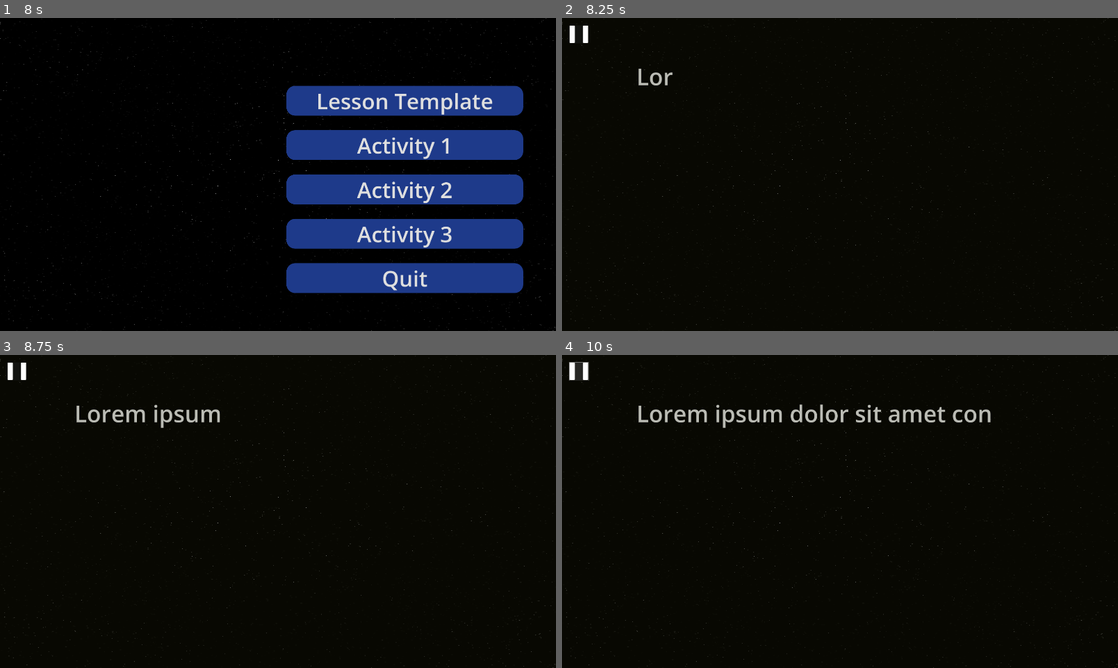
Above: before the commit, frames 1-4 (two rows, left to right).
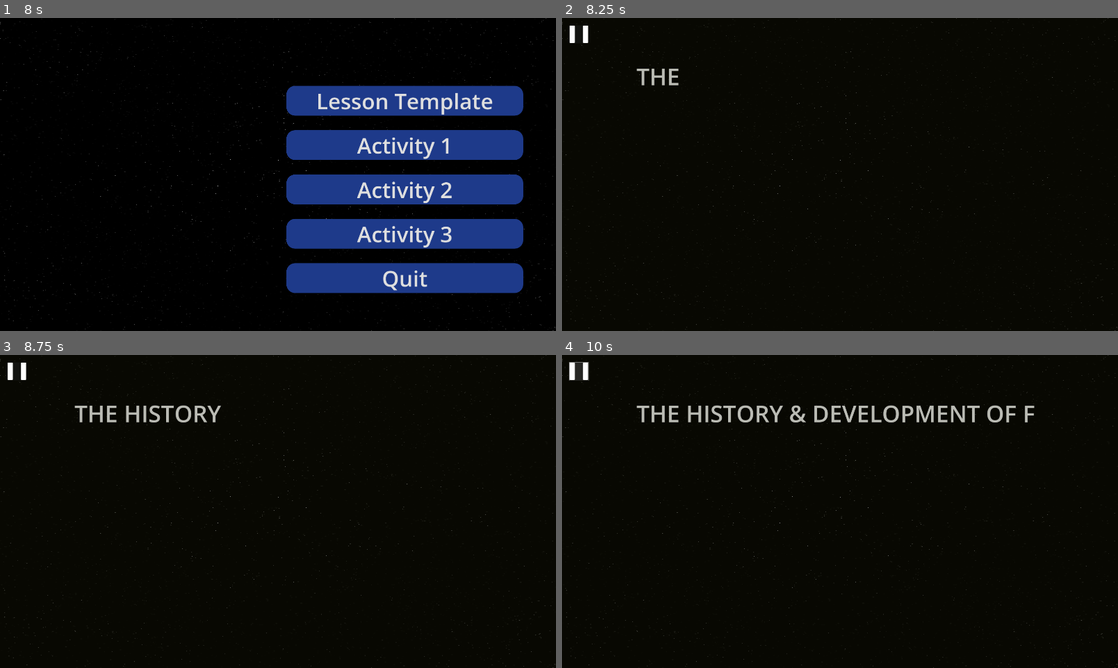
Above: after the commit, the same moments.

Repository: mrl-barua/ForensiScan
Game: Godot game, scene res://src/scenes/Splash/EngineSplash.tscn
The game is run twice, just before and just after one commit, with the same random seed, the same clock (stepped at 60 frames per second) and the same inputs.
Inputs (mouse positions are in pixels of both pictures, inside the frame that each line leads up to):
- Up to frame 1 (8 s): tap Enter (ui_accept) at 0.5, 0.77, 2, 3.77, 4.25, 5.75, 6.5, 6.77 s; move the mouse to (400, 158) at 0.52 s; click (400, 158) at 0.67 s; drag from (166, 190) to (250, 237) at 1.27 s; move the mouse to (333, 105) at 2.02 s; click (333, 105) at 2.17 s; drag from (250, 237) to (111, 127) at 2.77 s; move the mouse to (444, 221) at 3.52 s; click (444, 221) at 3.67 s; drag from (111, 127) to (194, 96) at 4.27 s; move the mouse to (305, 174) at 5.02 s; click (305, 174) at 5.17 s; drag from (194, 96) to (166, 190) at 5.77 s; move the mouse to (400, 158) at 6.52 s; click (400, 158) at 6.67 s; drag from (166, 190) to (250, 237) at 7.27 s
- Up to frame 2 (8.25 s): click "Lesson Template" at 8 s
- Up to frame 3 (8.75 s): no input
- Up to frame 4 (10 s): click (578, 370) at 8.75 s; click (578, 370) at 9.5 s

Frame 1 is identical in both runs. In frame 2, 0.2% of the frame differs, in the area x 13-21%, y 16-22%; in frame 3, 0.8%; in frame 4, 2.1%, in the area x 13-85%, y 15-24%.
Error in both runs: Invalid assignment of property or key 'text' with value of type 'String' on a base object of type 'null instance'. (res://src/scripts/Services/LicenseVerifier.…

Commit message:
feat: add preliminary lesson scenes and scripts for fingerprint history
- Created new scene files for lessons Pre305E, Pre447C, Prelim_1.0 to Prelim_1.3.
- Implemented RichTextLabel nodes for displaying lesson content with typewriter effect.
- Added NextButton functionality to navigate between lesson scenes.
- Integrated background texture and pause functionality in each scene.
- Updated scripts to handle typing animations and scene transitions.

Diff:
--- a/project.godot
+++ b/project.godot
@@ -26,6 +26,13 @@
 window/stretch/aspect="ignore"
 window/handheld/orientation=4
 
+[file_customization]
+
+folder_colors={
+"res://src/scenes/": "green",
+"res://src/scripts/": "red"
+}
+
 [rendering]
 
 renderer/rendering_method="gl_compatibility"
--- a/src/scenes/Components/VideoPlayback.tscn
+++ b/src/scenes/Components/VideoPlayback.tscn
@@ -1,7 +1,6 @@
-[gd_scene load_steps=3 format=3 uid="uid://blu02krbkpr8j"]
+[gd_scene load_steps=2 format=3 uid="uid://blu02krbkpr8j"]
 
 [ext_resource type="Script" path="res://src/scripts/Services/VideoPlayback.gd" id="1_mnbrq"]
-[ext_resource type="VideoStream" path="res://assets/video/sample_1280x720_surfing_with_audio.ogv" id="2_puuub"]
 
 [node name="VideoPlayback" type="Control"]
 layout_mode = 3
@@ -26,7 +25,6 @@
 offset_right = 1817.0
 offset_bottom = 920.0
 scale = Vector2(0.683636, 0.71779)
-stream = ExtResource("2_puuub")
 autoplay = true
 
 [node name="HBoxContainer" type="HBoxContainer" parent="."]
--- a/src/scenes/Lesson/Lesson_1.0.tscn
+++ /dev/null
@@ -1,39 +0,0 @@
-[gd_scene load_steps=5 format=3 uid="uid://5tp5n57e3ewq"]
-
-[ext_resource type="Script" path="res://src/scripts/Lesson/Lesson_1.gd" id="1_f1hvg"]
-[ext_resource type="Texture2D" uid="uid://byio0luq7uppw" path="res://assets/images/Background/StarField.png" id="2_2cyna"]
-[ext_resource type="PackedScene" uid="uid://r7v4w30c0k7l" path="res://src/scenes/Components/Pause.tscn" id="3_405y5"]
-[ext_resource type="StyleBox" uid="uid://c3wm6txdis2nx" path="res://src/styles/button_style.tres" id="4_dspfh"]
-
-[node name="Lesson1" type="Node2D"]
-script = ExtResource("1_f1hvg")
-
-[node name="StarField" type="Sprite2D" parent="."]
-position = Vector2(963.999, 541.998)
-scale = Vector2(1.88281, 1.05859)
-texture = ExtResource("2_2cyna")
-metadata/_edit_lock_ = true
-
-[node name="Label" type="RichTextLabel" parent="."]
-offset_left = 256.999
-offset_top = 145.998
-offset_right = 1734.0
-offset_bottom = 263.998
-theme_override_font_sizes/normal_font_size = 80
-text = "Rich Text"
-fit_content = true
-
-[node name="Pause" parent="." instance=ExtResource("3_405y5")]
-
-[node name="NextButton" type="Button" parent="."]
-visible = false
-offset_left = 1697.0
-offset_top = 930.0
-offset_right = 1889.0
-offset_bottom = 1048.0
-theme_override_font_sizes/font_size = 80
-theme_override_styles/normal = ExtResource("4_dspfh")
-text = "Next
-"
-
-[connection signal="pressed" from="NextButton" to="." method="_on_next_button_pressed"]
--- a/src/scenes/Lesson/Lesson_1.1.tscn
+++ /dev/null
@@ -1,29 +0,0 @@
-[gd_scene load_steps=6 format=3 uid="uid://dqtsm4w2peyjr"]
-
-[ext_resource type="Texture2D" uid="uid://byio0luq7uppw" path="res://assets/images/Background/StarField.png" id="1_2uoaf"]
-[ext_resource type="PackedScene" uid="uid://r7v4w30c0k7l" path="res://src/scenes/Components/Pause.tscn" id="2_oq0u4"]
-[ext_resource type="PackedScene" uid="uid://c7pggom3bb7tm" path="res://src/scenes/Components/ZoomableImage.tscn" id="3_66obh"]
-[ext_resource type="Texture2D" uid="uid://5sx54bp338g5" path="res://assets/images/Lesson/Fingerpint_Sample_1.jpg" id="4_sji75"]
-[ext_resource type="PackedScene" uid="uid://blu02krbkpr8j" path="res://src/scenes/Components/VideoPlayback.tscn" id="5_mpm5e"]
-
-[node name="Lesson1_1" type="Node2D"]
-
-[node name="StarField" type="Sprite2D" parent="."]
-visible = false
-position = Vector2(963.999, 541.998)
-scale = Vector2(1.88281, 1.05859)
-texture = ExtResource("1_2uoaf")
-metadata/_edit_lock_ = true
-
-[node name="Pause" parent="." instance=ExtResource("2_oq0u4")]
-
-[node name="ZoomableImage" parent="." instance=ExtResource("3_66obh")]
-visible = false
-offset_left = -5.0
-offset_right = -5.0
-image_texture = ExtResource("4_sji75")
-
-[node name="VideoPlayback" parent="." instance=ExtResource("5_mpm5e")]
-offset_left = -1.0
-offset_right = -1.0
-video_path = "res://assets/video/sample_1280x720_surfing_with_audio.ogv"
--- /dev/null
+++ b/src/scenes/Lesson/Prelim/Prelim_1.0.tscn
@@ -0,0 +1,39 @@
+[gd_scene load_steps=5 format=3 uid="uid://5tp5n57e3ewq"]
+
+[ext_resource type="Script" path="res://src/scripts/Lesson/Prelim/Prelim_1.0.gd" id="1_yuos4"]
+[ext_resource type="Texture2D" uid="uid://byio0luq7uppw" path="res://assets/images/Background/StarField.png" id="2_o0hnk"]
+[ext_resource type="PackedScene" uid="uid://r7v4w30c0k7l" path="res://src/scenes/Components/Pause.tscn" id="3_owlaq"]
+[ext_resource type="StyleBox" uid="uid://c3wm6txdis2nx" path="res://src/styles/button_style.tres" id="4_7t25q"]
+
+[node name="Prelim_1_0" type="Node2D"]
+script = ExtResource("1_yuos4")
+
+[node name="StarField" type="Sprite2D" parent="."]
+position = Vector2(963.999, 541.998)
+scale = Vector2(1.88281, 1.05859)
+texture = ExtResource("2_o0hnk")
+metadata/_edit_lock_ = true
+
+[node name="Label" type="RichTextLabel" parent="."]
+offset_left = 256.999
+offset_top = 145.998
+offset_right = 1734.0
+offset_bottom = 263.998
+theme_override_font_sizes/normal_font_size = 80
+text = "Rich Text"
+fit_content = true
+
+[node name="Pause" parent="." instance=ExtResource("3_owlaq")]
+
+[node name="NextButton" type="Button" parent="."]
+visible = false
+offset_left = 1697.0
+offset_top = 930.0
+offset_right = 1889.0
+offset_bottom = 1048.0
+theme_override_font_sizes/font_size = 80
+theme_override_styles/normal = ExtResource("4_7t25q")
+text = "Next
+"
+
+[connection signal="pressed" from="NextButton" to="." method="_on_next_button_pressed"]
--- /dev/null
+++ b/src/scenes/Lesson/Prelim/Prelim_1.1.tscn
@@ -0,0 +1,57 @@
+[gd_scene load_steps=5 format=3 uid="uid://dqtsm4w2peyjr"]
+
+[ext_resource type="Script" path="res://src/scripts/Lesson/Prelim/Prelim_1.1.gd" id="1_pq7yu"]
+[ext_resource type="Texture2D" uid="uid://byio0luq7uppw" path="res://assets/images/Background/StarField.png" id="2_q0f44"]
+[ext_resource type="PackedScene" uid="uid://r7v4w30c0k7l" path="res://src/scenes/Components/Pause.tscn" id="3_pkx0x"]
+[ext_resource type="StyleBox" uid="uid://c3wm6txdis2nx" path="res://src/styles/button_style.tres" id="4_t82tx"]
+
+[node name="Prelim_1_1" type="Node2D"]
+script = ExtResource("1_pq7yu")
+
+[node name="StarField" type="Sprite2D" parent="."]
+position = Vector2(963.999, 541.998)
+scale = Vector2(1.88281, 1.05859)
+texture = ExtResource("2_q0f44")
+metadata/_edit_lock_ = true
+
+[node name="Pause" parent="." instance=ExtResource("3_pkx0x")]
+
+[node name="Header" type="RichTextLabel" parent="."]
+offset_left = 256.999
+offset_top = 145.998
+offset_right = 1734.0
+offset_bottom = 263.998
+theme_override_font_sizes/normal_font_size = 80
+text = "Rich Text"
+fit_content = true
+
+[node name="DetailOne" type="RichTextLabel" parent="."]
+offset_left = 263.0
+offset_top = 325.0
+offset_right = 1740.0
+offset_bottom = 443.0
+theme_override_font_sizes/normal_font_size = 50
+text = "Rich Text"
+fit_content = true
+
+[node name="DetailTwo" type="RichTextLabel" parent="."]
+offset_left = 267.0
+offset_top = 472.0
+offset_right = 1744.0
+offset_bottom = 590.0
+theme_override_font_sizes/normal_font_size = 50
+text = "Rich Text"
+fit_content = true
+
+[node name="NextButton" type="Button" parent="."]
+visible = false
+offset_left = 1697.0
+offset_top = 930.0
+offset_right = 1889.0
+offset_bottom = 1048.0
+theme_override_font_sizes/font_size = 80
+theme_override_styles/normal = ExtResource("4_t82tx")
+text = "Next
+"
+
+[connection signal="pressed" from="NextButton" to="." method="_on_next_button_pressed"]
--- /dev/null
+++ b/src/scenes/Lesson/Prelim/Prelim_1.2.tscn
@@ -0,0 +1,57 @@
+[gd_scene load_steps=5 format=3 uid="uid://dmt15t1g05h6e"]
+
+[ext_resource type="Texture2D" uid="uid://byio0luq7uppw" path="res://assets/images/Background/StarField.png" id="1_2nqs6"]
+[ext_resource type="Script" path="res://src/scripts/Lesson/Prelim/Prelim_1.2.gd" id="1_18uwh"]
+[ext_resource type="PackedScene" uid="uid://r7v4w30c0k7l" path="res://src/scenes/Components/Pause.tscn" id="2_04fx6"]
+[ext_resource type="StyleBox" uid="uid://c3wm6txdis2nx" path="res://src/styles/button_style.tres" id="3_2dpom"]
+
+[node name="Prelim1_2" type="Node2D"]
+script = ExtResource("1_18uwh")
+
+[node name="StarField" type="Sprite2D" parent="."]
+position = Vector2(963.999, 541.998)
+scale = Vector2(1.88281, 1.05859)
+texture = ExtResource("1_2nqs6")
+metadata/_edit_lock_ = true
+
+[node name="Pause" parent="." instance=ExtResource("2_04fx6")]
+
+[node name="Header" type="RichTextLabel" parent="."]
+offset_left = 256.999
+offset_top = 145.998
+offset_right = 1734.0
+offset_bottom = 263.998
+theme_override_font_sizes/normal_font_size = 80
+text = "Rich Text"
+fit_content = true
+
+[node name="DetailOne" type="RichTextLabel" parent="."]
+offset_left = 263.0
+offset_top = 325.0
+offset_right = 1740.0
+offset_bottom = 443.0
+theme_override_font_sizes/normal_font_size = 50
+text = "Rich Text"
+fit_content = true
+
+[node name="DetailTwo" type="RichTextLabel" parent="."]
+offset_left = 267.0
+offset_top = 472.0
+offset_right = 1744.0
+offset_bottom = 590.0
+theme_override_font_sizes/normal_font_size = 50
+text = "Rich Text"
+fit_content = true
+
+[node name="NextButton" type="Button" parent="."]
+visible = false
+offset_left = 1697.0
+offset_top = 930.0
+offset_right = 1889.0
+offset_bottom = 1048.0
+theme_override_font_sizes/font_size = 80
+theme_override_styles/normal = ExtResource("3_2dpom")
+text = "Next
+"
+
+[connection signal="pressed" from="NextButton" to="." method="_on_next_button_pressed"]
--- /dev/null
+++ b/src/scenes/Lesson/Prelim/Prelim_1.3.tscn
@@ -0,0 +1,60 @@
+[gd_scene load_steps=5 format=3 uid="uid://3os62r8v6fu0"]
+
+[ext_resource type="Texture2D" uid="uid://byio0luq7uppw" path="res://assets/images/Background/StarField.png" id="1_owup8"]
+[ext_resource type="Script" path="res://src/scripts/Lesson/Prelim/Prelim_1.3.gd" id="1_qjngj"]
+[ext_resource type="PackedScene" uid="uid://r7v4w30c0k7l" path="res://src/scenes/Components/Pause.tscn" id="2_ixo5v"]
+[ext_resource type="StyleBox" uid="uid://c3wm6txdis2nx" path="res://src/styles/button_style.tres" id="3_d4w6x"]
+
+[node name="Prelim1_3" type="Node2D"]
+script = ExtResource("1_qjngj")
+header_text = null
+detail_one_text = null
+detail_two_text = null
+
+[node name="StarField" type="Sprite2D" parent="."]
+position = Vector2(963.999, 541.998)
+scale = Vector2(1.88281, 1.05859)
+texture = ExtResource("1_owup8")
+metadata/_edit_lock_ = true
+
+[node name="Pause" parent="." instance=ExtResource("2_ixo5v")]
+
+[node name="Header" type="RichTextLabel" parent="."]
+offset_left = 256.999
+offset_top = 145.998
+offset_right = 1734.0
+offset_bottom = 263.998
+theme_override_font_sizes/normal_font_size = 80
+text = "Rich Text"
+fit_content = true
+
+[node name="DetailOne" type="RichTextLabel" parent="."]
+offset_left = 263.0
+offset_top = 325.0
+offset_right = 1740.0
+offset_bottom = 443.0
+theme_override_font_sizes/normal_font_size = 50
+text = "Rich Text"
+fit_content = true
+
+[node name="DetailTwo" type="RichTextLabel" parent="."]
+offset_left = 267.0
+offset_top = 609.0
+offset_right = 1744.0
+offset_bottom = 727.0
+theme_override_font_sizes/normal_font_size = 50
+text = "Rich Text"
+fit_content = true
+
+[node name="NextButton" type="Button" parent="."]
+visible = false
+offset_left = 1697.0
+offset_top = 930.0
+offset_right = 1889.0
+offset_bottom = 1048.0
+theme_override_font_sizes/font_size = 80
+theme_override_styles/normal = ExtResource("3_d4w6x")
+text = "Next
+"
+
+[connection signal="pressed" from="NextButton" to="." method="_on_next_button_pressed"]
--- a/src/scripts/Lesson/Lesson_1.1.gd
+++ /dev/null
@@ -1,11 +0,0 @@
-extends Node2D
-
-
-# Called when the node enters the scene tree for the first time.
-func _ready():
-	pass # Replace with function body.
-
-
-# Called every frame. 'delta' is the elapsed time since the previous frame.
-func _process(delta):
-	pass
--- a/src/scripts/Lesson/Lesson_1.gd
+++ /dev/null
@@ -1,20 +0,0 @@
-extends Node2D
-
-@export var lesson_1_text: String = "Lorem ipsum dolor sit amet consectetur adipiscing elit. Consectetur adipiscing elit quisque faucibus ex sapien vitae. Ex sapien vitae pellentesque sem placerat in id. Placerat in id cursus mi pretium tellus duis. Pretium tellus duis convallis tempus leo eu aenean."
-@onready var label: RichTextLabel = $Label
-@onready var next_button: Button = $NextButton
-var typewriter: Typewriter
-
-func _ready():
-	typewriter = Typewriter.new()
-	add_child(typewriter)
-
-	typewriter.connect("typing_finished", Callable(self, "_on_typing_done"))
-	typewriter.start_typing(label, lesson_1_text)
-
-func _on_typing_done():
-	print("Typing finished!")
-	next_button.show();
-
-func _on_next_button_pressed():
-	get_tree().change_scene_to_file("res://src/scenes/Lesson/Lesson_1.1.tscn")
--- /dev/null
+++ b/src/scripts/Lesson/Prelim/Prelim_1.0.gd
@@ -0,0 +1,20 @@
+extends Node2D
+
+@export var lesson_1_text: String = "THE HISTORY & DEVELOPMENT OF FINGERPRINT"
+@onready var label: RichTextLabel = $Label
+@onready var next_button: Button = $NextButton
+var typewriter: Typewriter
+
+func _ready():
+	typewriter = Typewriter.new()
+	add_child(typewriter)
+
+	typewriter.connect("typing_finished", Callable(self, "_on_typing_done"))
+	typewriter.start_typing(label, lesson_1_text)
+
+func _on_typing_done():
+	print("Typing finished!")
+	next_button.show();
+
+func _on_next_button_pressed():
+	get_tree().change_scene_to_file("res://src/scenes/Lesson/Prelim/Prelim_1.1.tscn")
--- /dev/null
+++ b/src/scripts/Lesson/Prelim/Prelim_1.1.gd
@@ -0,0 +1,41 @@
+extends Node2D
+
+@export var header_text: String = "What happened before fingerprints?"
+@export var detail_one_text: String = "- Picture writing of a hand with ridge patterns was discovered in Nova Scotia."
+@export var detail_two_text: String = "- Ancient Babylon, fingerprints were used on clay tablets for business transactions"
+
+@onready var header_label: RichTextLabel = $Header
+@onready var detail_one_label: RichTextLabel = $DetailOne
+@onready var detail_two_label: RichTextLabel = $DetailTwo
+var typewriter: Typewriter
+
+@onready var next_button: Button = $NextButton
+
+func _ready():
+	header_label.text = ''
+	detail_one_label.text = ''
+	detail_two_label.text = ''
+	typewriter = Typewriter.new()
+	add_child(typewriter)
+
+	typewriter.connect("typing_finished", Callable(self, "_on_header_typing_done"))
+	typewriter.start_typing(header_label, header_text)
+
+func _on_header_typing_done():
+	print("Header typing finished!")
+	typewriter.disconnect("typing_finished", Callable(self, "_on_header_typing_done"))
+	typewriter.connect("typing_finished", Callable(self, "_on_detail_one_typing_done"))
+	typewriter.start_typing(detail_one_label, detail_one_text)
+
+func _on_detail_one_typing_done():
+	print("Detail one typing finished!")
+	typewriter.disconnect("typing_finished", Callable(self, "_on_detail_one_typing_done"))
+	typewriter.connect("typing_finished", Callable(self, "_on_detail_two_typing_done"))
+	typewriter.start_typing(detail_two_label, detail_two_text)
+
+func _on_detail_two_typing_done():
+	print("Detail two typing finished!")
+	next_button.show()
+
+func _on_next_button_pressed():
+	get_tree().change_scene_to_file("res://src/scenes/Lesson/Prelim/Prelim_1.2.tscn")
--- /dev/null
+++ b/src/scripts/Lesson/Prelim/Prelim_1.2.gd
@@ -0,0 +1,41 @@
+extends Node2D
+
+@export var header_text: String = "What happened before fingerprints?"
+@export var detail_one_text: String = "- Picture writing of a hand with ridge patterns was discovered in Nova Scotia."
+@export var detail_two_text: String = "- Ancient Babylon, fingerprints were used on clay tablets for business transactions"
+
+@onready var header_label: RichTextLabel = $Header
+@onready var detail_one_label: RichTextLabel = $DetailOne
+@onready var detail_two_label: RichTextLabel = $DetailTwo
+var typewriter: Typewriter
+
+@onready var next_button: Button = $NextButton
+
+func _ready():
+	header_label.text = ''
+	detail_one_label.text = ''
+	detail_two_label.text = ''
+	typewriter = Typewriter.new()
+	add_child(typewriter)
+
+	typewriter.connect("typing_finished", Callable(self, "_on_header_typing_done"))
+	typewriter.start_typing(header_label, header_text)
+
+func _on_header_typing_done():
+	print("Header typing finished!")
+	typewriter.disconnect("typing_finished", Callable(self, "_on_header_typing_done"))
+	typewriter.connect("typing_finished", Callable(self, "_on_detail_one_typing_done"))
+	typewriter.start_typing(detail_one_label, detail_one_text)
+
+func _on_detail_one_typing_done():
+	print("Detail one typing finished!")
+	typewriter.disconnect("typing_finished", Callable(self, "_on_detail_one_typing_done"))
+	typewriter.connect("typing_finished", Callable(self, "_on_detail_two_typing_done"))
+	typewriter.start_typing(detail_two_label, detail_two_text)
+
+func _on_detail_two_typing_done():
+	print("Detail two typing finished!")
+	next_button.show()
+
+func _on_next_button_pressed():
+	get_tree().change_scene_to_file("res://src/scenes/Lesson/Prelim/Prelim_1.3.tscn")
--- /dev/null
+++ b/src/scripts/Lesson/Prelim/Prelim_1.3.gd
@@ -0,0 +1,42 @@
+extends Node2D
+
+@export var header_text: String = "What happened before fingerprints?"
+@export var detail_one_text: String = "- In earlier civilizations, branding and even maiming were used to mark the criminal for what he was. The Romans tattooed to identify and prevent desertion of mercenary soldiers. "
+@export var detail_two_text: String = "- More recently, law enforcement officers with extraordinary visual memories, so-called 'camera eyes,' identified old offenders by sight. Photography lessened the burden on memory but was not the answer to the criminal identification problem. Personal appearances change.
+"
+
+@onready var header_label: RichTextLabel = $Header
+@onready var detail_one_label: RichTextLabel = $DetailOne
+@onready var detail_two_label: RichTextLabel = $DetailTwo
+var typewriter: Typewriter
+
+@onready var next_button: Button = $NextButton
+
+func _ready():
+	header_label.text = ''
+	detail_one_label.text = ''
+	detail_two_label.text = ''
+	typewriter = Typewriter.new()
+	add_child(typewriter)
+
+	typewriter.connect("typing_finished", Callable(self, "_on_header_typing_done"))
+	typewriter.start_typing(header_label, header_text)
+
+func _on_header_typing_done():
+	print("Header typing finished!")
+	typewriter.disconnect("typing_finished", Callable(self, "_on_header_typing_done"))
+	typewriter.connect("typing_finished", Callable(self, "_on_detail_one_typing_done"))
+	typewriter.start_typing(detail_one_label, detail_one_text)
+
+func _on_detail_one_typing_done():
+	print("Detail one typing finished!")
+	typewriter.disconnect("typing_finished", Callable(self, "_on_detail_one_typing_done"))
+	typewriter.connect("typing_finished", Callable(self, "_on_detail_two_typing_done"))
+	typewriter.start_typing(detail_two_label, detail_two_text)
+
+func _on_detail_two_typing_done():
+	print("Detail two typing finished!")
+	next_button.show()
+
+func _on_next_button_pressed():
+	pass
--- a/src/scripts/MainMenu/MainMenu.gd
+++ b/src/scripts/MainMenu/MainMenu.gd
@@ -13,7 +13,7 @@
 		quit_button.pressed.connect(_on_quit_button_pressed)
 
 func _on_start_lesson_button_pressed():
-	get_tree().change_scene_to_file("res://src/scenes/Lesson/Lesson_1.0.tscn")
+	get_tree().change_scene_to_file("res://src/scenes/Lesson/Prelim/Prelim_1.0.tscn")
 
 func _on_quit_button_pressed() -> void:
 	get_tree().quit()
--- a/src/scripts/Services/VideoPlayback.gd
+++ b/src/scripts/Services/VideoPlayback.gd
@@ -3,62 +3,68 @@
 signal playback_finished
 signal time_changed(current_time: float)
 
-@export var video_path: String
-@onready var video_stream_player: VideoStreamPlayer = $ScrollContainer/VideoStreamPlayer
+@export_file("*.ogv") var video_path: String
+@onready var video_stream_player: VideoStreamPlayer = $VideoStreamPlayer
 
 const SKIP_TIME: float = 10.0
 
 var duration: float = 0.0
 var is_playing: bool = false
 
-func _ready():
-	await ready
-	if video_stream_player != null:
+func _ready() -> void:
+	if video_stream_player:
 		video_stream_player.finished.connect(_on_video_finished)
-		if video_path:
+		# Avoid scaling overhead – match the video resolution
+		video_stream_player.expand = false
+		if video_path != "":
 			load_video(video_path)
 
-# New method to load video from path
-func load_video(path: String):
-	var video = load(path)
-	if video is VideoStream:
+# Load video stream safely
+func load_video(path: String) -> void:
+	var video = ResourceLoader.load(path)
+	if video is VideoStreamTheora:
 		set_video(video)
 	else:
-		push_error("Invalid video file path")
+		push_error("Invalid or unsupported video file: %s" % path)
 
-# Existing methods remain the same
-func play():
-	video_stream_player.play()
-	is_playing = true
+# Playback controls
+func play() -> void:
+	if video_stream_player.stream:
+		video_stream_player.play()
+		is_playing = true
 
-func pause():
+func pause() -> void:
 	video_stream_player.paused = true
 	is_playing = false
 
-func resume():
+func resume() -> void:
 	video_stream_player.paused = false
 	is_playing = true
 
-func stop():
+func stop() -> void:
 	video_stream_player.stop()
 	is_playing = false
 
-func skip_forward():
-	seek(video_stream_player.get_stream_position() + SKIP_TIME)
+# Skip & Seek
+func skip_forward() -> void:
+	if video_stream_player and video_stream_player.stream:
+		seek(video_stream_player.stream_position + SKIP_TIME)
 
-func skip_backward():
-	seek(video_stream_player.get_stream_position() - SKIP_TIME)
+func skip_backward() -> void:
+	seek(video_stream_player.stream_position - SKIP_TIME)
 
-func seek(time: float):
-	var target_time = clamp(time, 0, duration)
-	video_stream_player.seek(target_time)
+func seek(time: float) -> void:
+	if duration > 0.0:
+		var target_time = clamp(time, 0, duration)
+		video_stream_player.seek(target_time)
 
-func set_video(video_stream: VideoStream):
+# Stream setup
+func set_video(video_stream: VideoStream) -> void:
 	video_stream_player.stream = video_stream
-	duration = video_stream_player.stream.get_length()
 
+# Getters
 func get_current_time() -> float:
-	return video_stream_player.get_stream_position()
+	return video_stream_player.stream_position
 
 func get_duration() -> float:
 	return duration
@@ -66,13 +72,17 @@
 func get_is_playing() -> bool:
 	return is_playing
 
-# Private methods
-func _on_video_finished():
+# Signals
+func _process(_delta: float) -> void:
+	if is_playing:
+		emit_signal("time_changed", video_stream_player.stream_position)
+
+func _on_video_finished() -> void:
 	is_playing = false
 	emit_signal("playback_finished")
 
-func _on_skip_back_button_pressed():
+func _on_skip_back_button_pressed() -> void:
 	skip_backward()
 
-func _on_skip_forward_button_pressed():
+func _on_skip_forward_button_pressed() -> void:
 	skip_forward()
Not shown, added: assets/video/Marilag.ogv
Not shown, added: src/scenes/Lesson/Prelim/Pre305E.tmp
Not shown, added: src/scenes/Lesson/Prelim/Pre447C.tmp
